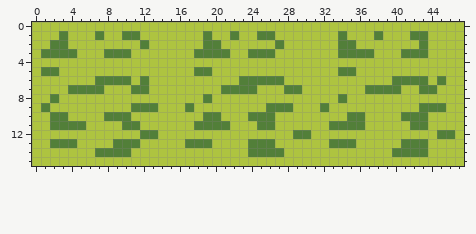
File history of a pixel-art sprite, Assets/Sprites/tile_water.png. The first picture shows the starting point.
The file is 48x16 pixels.
After:
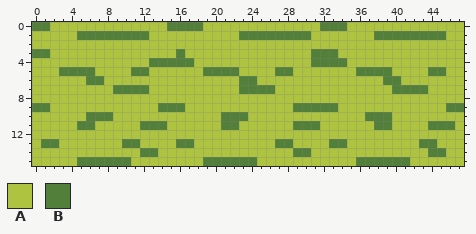
Palette (. is transparent): A #aec440  B #527f39
The exact change:
The edit turns colour B into colour A in row 1 at x 3, 19, 22 and 34; in row 2 at x 2 to 3, 12, 19 to 20, 27, 34 to 35 and 43; in row 3 at x 2 to 4, 8 to 10, 18 to 21, 24 to 26, 34 to 37 and 41 to 43; in row 5 at x 1 to 2, 18 and 34 to 35; in row 6 at x 8 to 10, 12, 25 to 27, 41 to 43 and 45; in row 7 at x 4 to 7, 21 to 22, 28 to 29, 37 to 39 and 44.
The edit turns colour B into colour A in row 8 at x 2, 19 and 34; in row 9 at x 11 to 13, 17, 26 to 28 and 43 to 45; in row 10 at x 2 to 3, 9 to 10, 19 to 20, 24 to 26, 35 to 36 and 41 to 43; in row 11 at x 2 to 4, 10 to 11, 18 to 20, 25 to 26, 33 to 36 and 42 to 43; in row 12 at x 12 to 13, 29 to 30 and 45 to 46; in row 13 at x 3 to 4, 9, 18 to 19, 24 to 26, 35 and 41 to 42.
The edit turns colour B into colour A in row 14 at x 7 to 10, 24 to 27 and 40 to 43.
The edit turns colour A into colour B in row 0 at x 0 to 1, 15 to 18 and 32 to 34; in row 1 at x 5 to 6, 8 to 9, 12, 23 to 24, 27 to 30, 39 to 41 and 44 to 45; in row 3 at x 0, 16 and 31 to 33; in row 4 at x 13 to 17 and 31 to 34; in row 5 at x 3 to 6, 11 to 12, 20 to 22, 27 to 28, 36 to 39 and 44 to 45; in row 6 at x 6 and 39.
The edit turns colour A into colour B in row 7 at x 9 to 10, 25 to 26 and 41 to 42; in row 9 at x 0, 14 to 16, 29 to 31, 33 and 46 to 47; in row 10 at x 6 to 7, 21 to 23 and 37 to 39; in row 11 at x 6, 12 to 14, 22, 29 to 31, 38 to 39 and 44 to 46; in row 13 at x 1, 16, 27 to 28 and 44; in row 14 at x 12 to 13, 29 to 30 and 44 to 45.
The edit turns colour A into colour B in row 15 at x 5 to 10, 19 to 24 and 36 to 41.
Changed places in both pictures, as pixel boxes (x1, y1, x2, y2):
changed: (32, 22, 464, 166)
